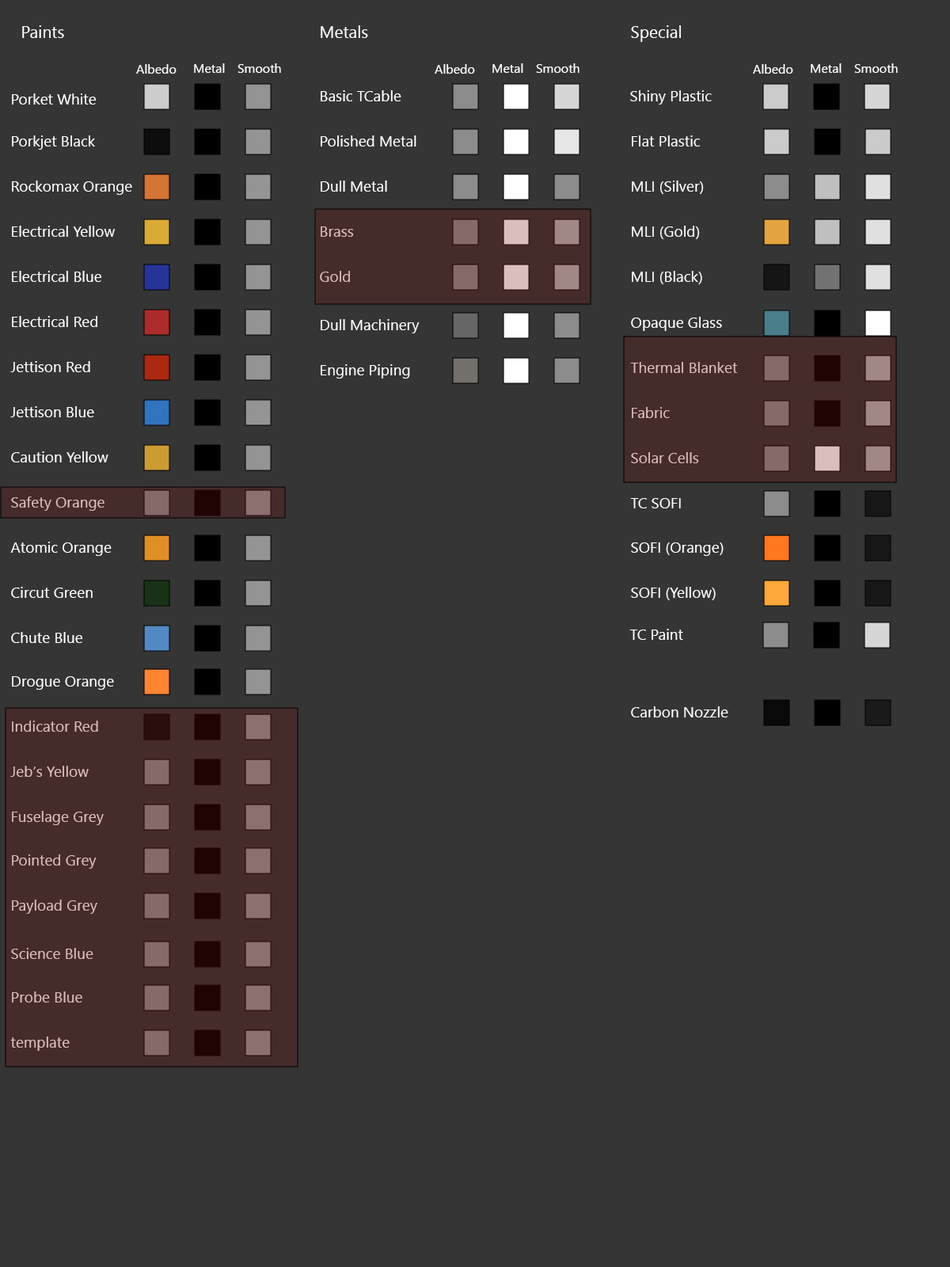
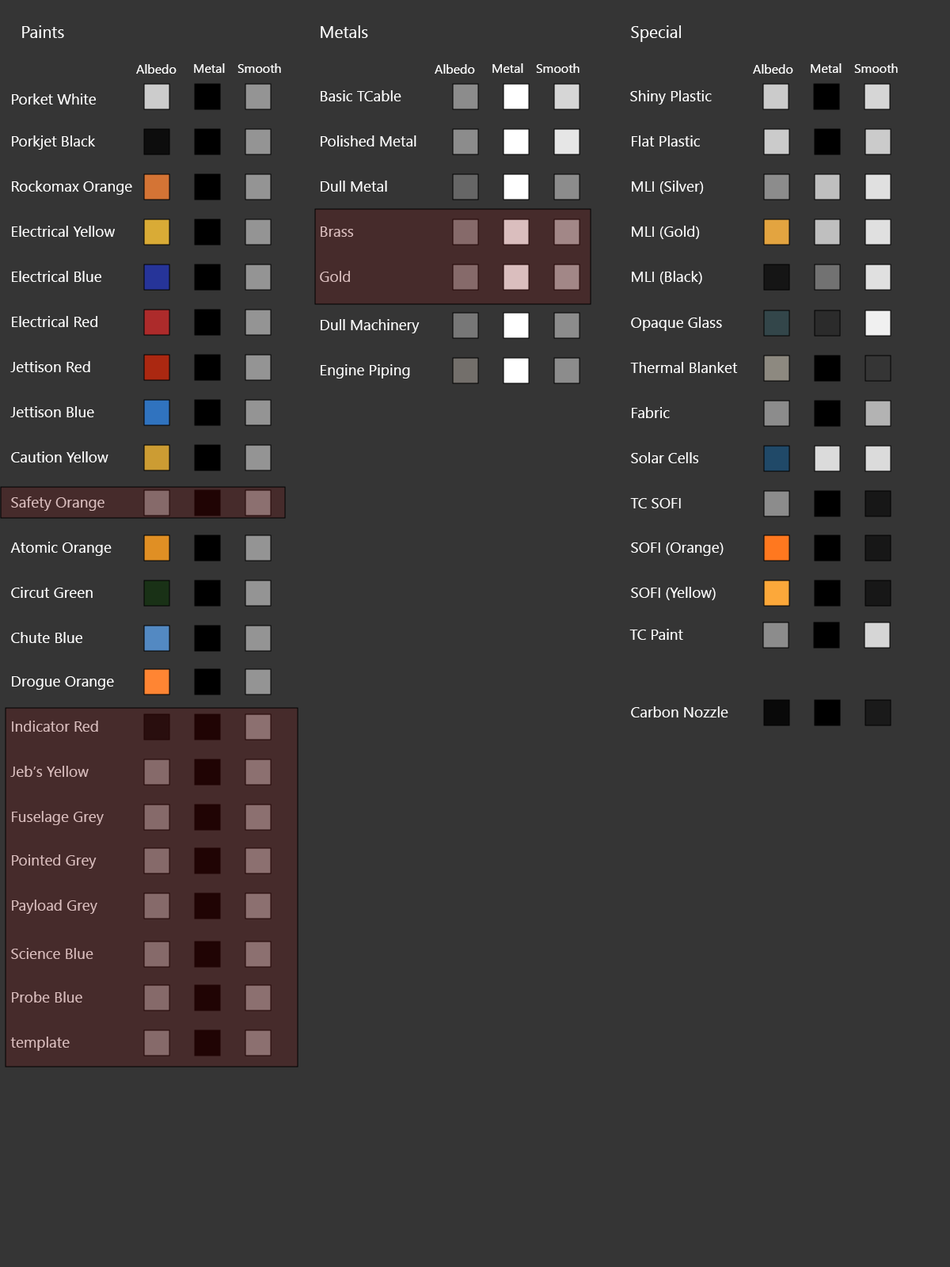
Revision of a layered 950 × 1267 image; what changed, layer by layer:
painted on "Rectangle 1" over box(623, 335, 897, 483)
painted on "smooth copy 9" (1st of 4) over box(865, 445, 891, 472)
painted on "metal copy 9" (1st of 4) over box(814, 445, 840, 472)
painted on "albedo copy 9" (1st of 4) over box(763, 445, 790, 472)
painted on "smooth copy 9" (3rd of 4) over box(865, 355, 891, 381)
painted on "albedo copy 9" (3rd of 4) over box(763, 355, 790, 381)
painted on "smooth copy 9" (4th of 4) over box(865, 310, 891, 336)
painted on "metal copy 9" (4th of 4) over box(814, 310, 840, 336)
painted on "albedo copy 9" (4th of 4) over box(763, 310, 790, 336)
painted on "albedo copy 12" over box(452, 312, 479, 339)
painted on "albedo copy 3" over box(452, 174, 479, 200)
